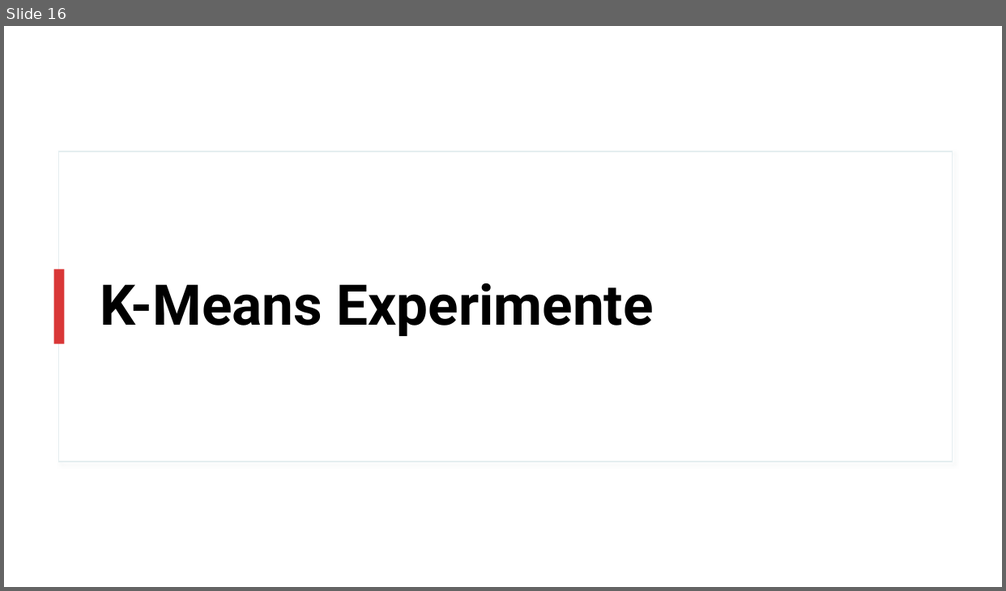
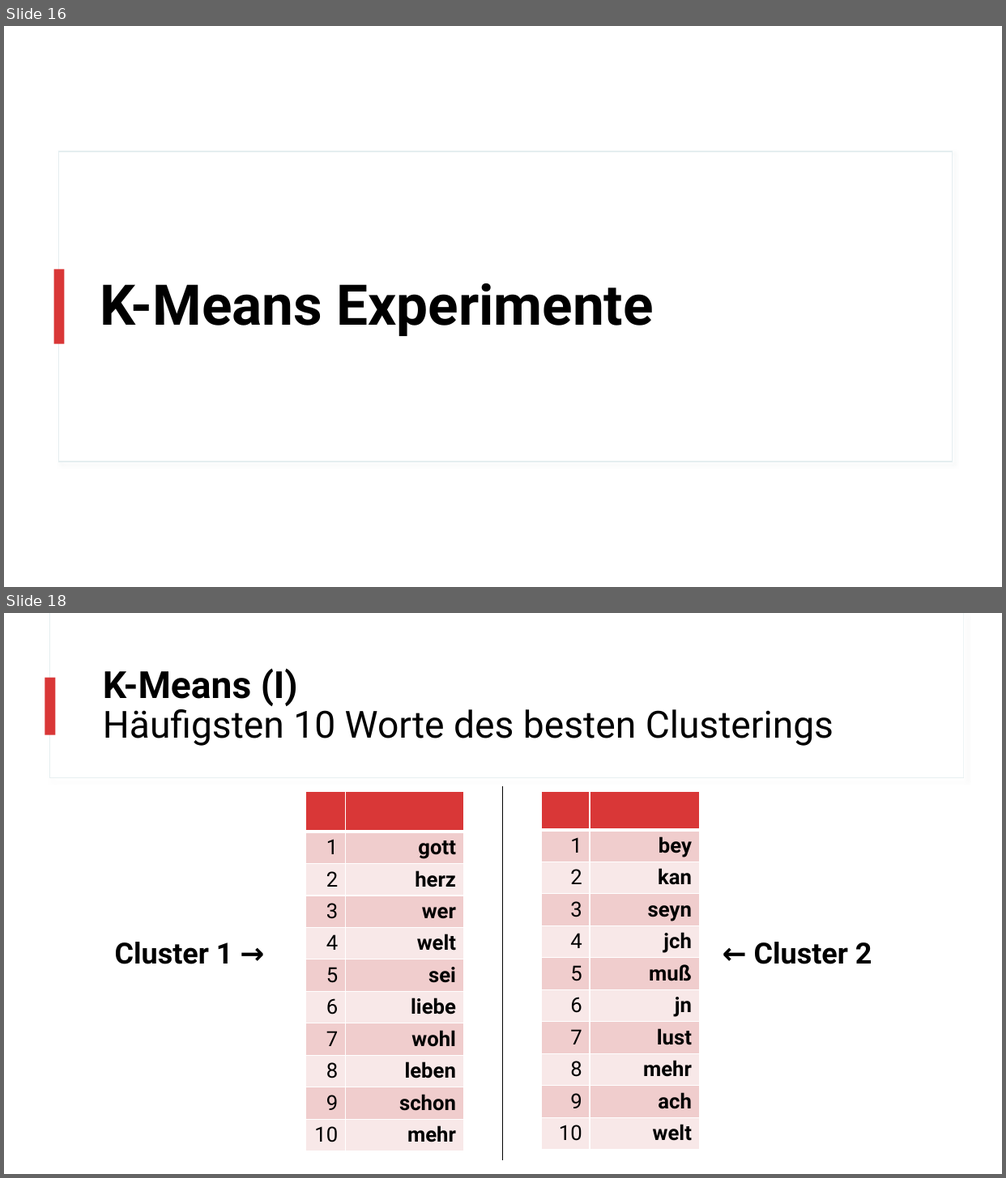
Before and after one commit to realjanpaulus/clusterpoems, a slide deck: literature & presentation/clustering_presentation.pptx. Shown one above the other, each under a label of ours: slide 16 before the commit, slides 16 and 18 after it; the slides between them are not shown. The pictures are 1006x591 and 1006x1178 pixels, drawn with LibreOffice and Linux fonts; fonts in the diff are those of the drawing. Boxes give left, top, right and bottom in pixels: in the first picture for what was removed or moved away, otherwise in the second. Text is boxed around its words. In the diff, an @@ line names an element or a change of style, - is before the commit and + after.

```diff
--- a/literature & presentation/clustering_presentation.pptx
+++ b/literature & presentation/clustering_presentation.pptx
@@ slide 18 added at (4,613,1002,1174), background #FFFFFF @@
@@ rectangle added at (49,613,964,778), fill #FFFFFF, outline #E5EEF0 0.75 pt @@
@@ rectangle added at (50,613,964,777), fill #FFFFFF @@
@@ rectangle added at (45,677,56,735), fill #D93737 @@
@@ title added at (103,668,833,746), 36 pt, text #000000 @@
+K-Means (I)
+Häufigsten 10 Worte des besten Clusterings
@@ table added at (305,792,463,1157), 11 rows, 2 columns @@
+ | 
+1 | gott
+2 | herz
+3 | wer
+4 | welt
+5 | sei
+6 | liebe
+7 | wohl
+8 | leben
+9 | schon
+10 | mehr
@@ line added from (503, 786) to (503, 1161), #000000 1.5 pt @@
@@ table added at (542,792,699,1155), 11 rows, 2 columns @@
+ | 
+1 | bey
+2 | kan
+3 | seyn
+4 | jch
+5 | muß
+6 | jn
+7 | lust
+8 | mehr
+9 | ach
+10 | welt
@@ text added at (115,942,233,965), 28 pt, text #000000, bold @@
+Cluster 1 →
@@ text added at (754,942,872,965), 28 pt, text #000000, bold @@
+← Cluster 2
```
Also in this commit, not shown: 5 slides changed, 3 other slides added, 2 other files.
